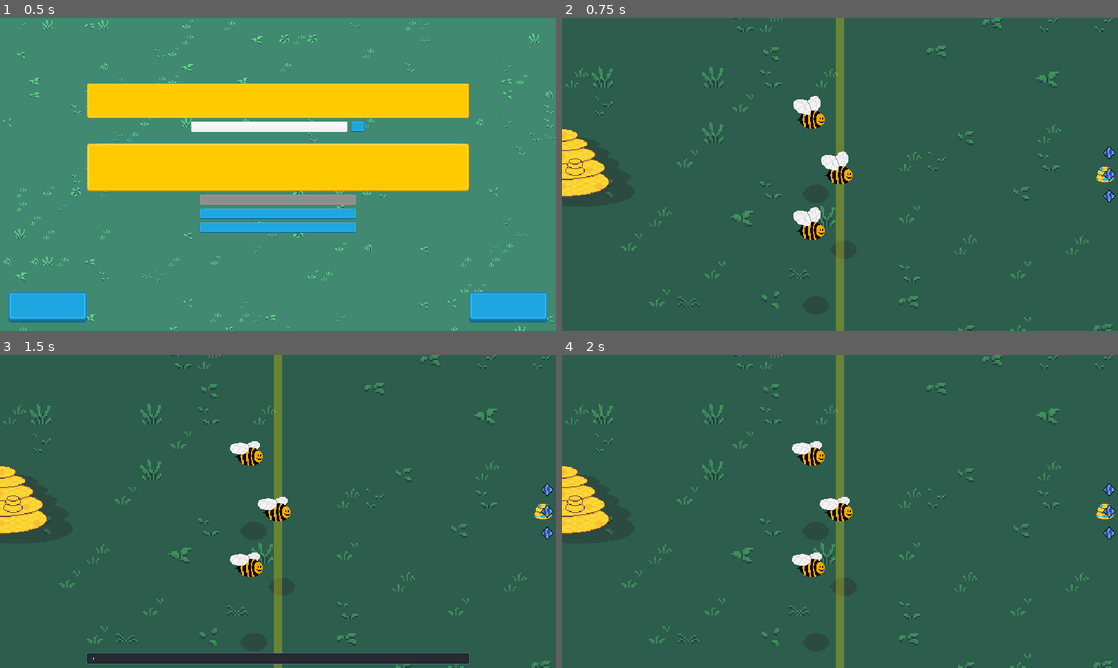
Above: before the commit, frames 1-4 (two rows, left to right).
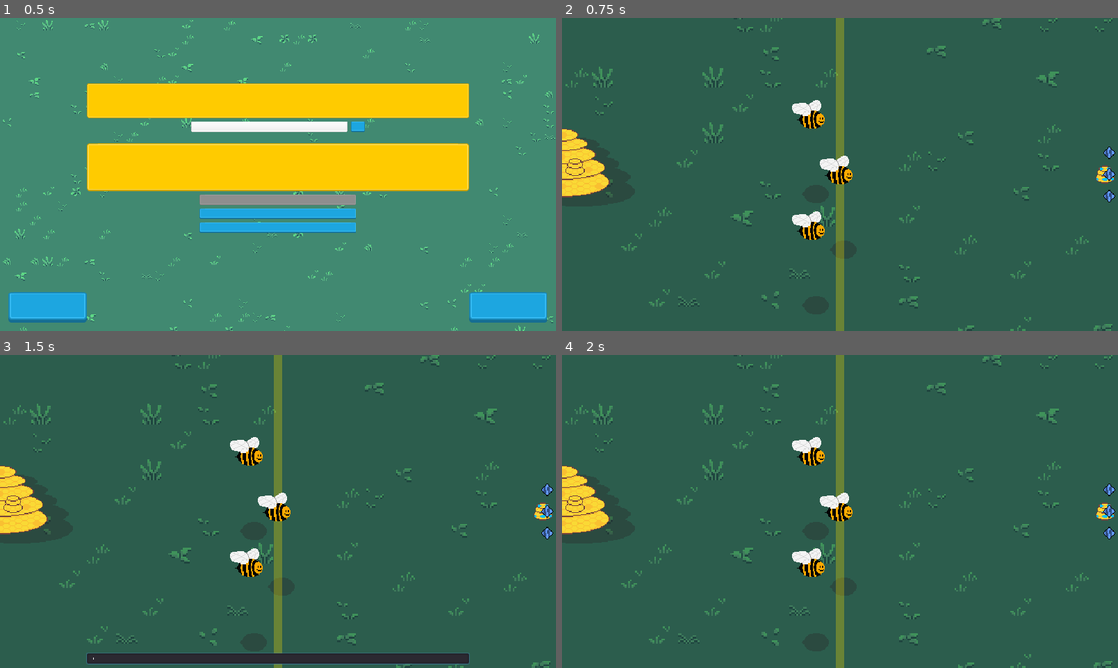
Above: after the commit, the same moments.

Repository: nisovin/BumbleBeeBlitz
Game: Godot game, scene res://main/Main.tscn
Two runs of this game, one before a commit and one after it. Both use one fixed random seed, a clock stepped at 60 frames per second and the inputs below. Sound files missing from this copy of the repository are replaced by a short silence.
Inputs (mouse positions are in pixels of both pictures, inside the frame that each line leads up to):
- Up to frame 1 (0.5 s): no input
- Up to frame 2 (0.75 s): click "Play Offline" at 0.5 s
- Up to frame 3 (1.5 s): tap Enter (ui_accept) at 1.25 s; move the mouse to (400, 495) at 1.27 s; hold D (right) from 1.28 s (still down); hold Space (ability) from 1.28 s (still down); click (400, 495) at 1.42 s
- Up to frame 4 (2 s): keep holding D (right); keep holding Space (ability); tap Enter (ui_accept) at 1.52 s

Frame 1 is identical in both runs. In frame 2, 0.4% of the frame differs, in the area x 41-52%, y 24-67%; in frame 3, 0.4%; in frame 4, 0.4%.

Commit message:
Yay nearly done

Diff:
--- a/src/gui/MainMenu.gd
+++ b/src/gui/MainMenu.gd
@@ -7,6 +7,8 @@
 
 var server_ip = ""
 var server_port = 0
+
+var last_player_count = -1
 
 func _ready():
 	if Game.settings.name == "":
@@ -64,8 +66,12 @@
 				set_server("Not Available")
 			else:
 				for server in data.servers:
-					if int(server.players) < G.MAX_PLAYERS:
+					var player_count = int(server.players)
+					if player_count < G.MAX_PLAYERS:
 						set_server(str(server.players) + " players, " + server.status, server.ip, server.port)
+						if player_count > 0 and last_player_count == 0:
+							Game.play_sound("super_spawn")
+						last_player_count = player_count
 						return
 				set_server("Full")
 
--- a/src/gui/MatchGUI.gd
+++ b/src/gui/MatchGUI.gd
@@ -15,6 +15,7 @@
 onready var chat_tween = $ChatTween
 onready var ability_label = $Control/AbilityLabel
 onready var ability_cd = $Control/AbilityLabel/Boost
+onready var pause_menu = $Control/PauseMenu
 
 var chatting = false
 var chat_disabled = false
@@ -22,6 +23,7 @@
 func _ready():
 	Game.connect("chat_received", self, "add_chat_message")
 	close_chat()
+	pause_menu.hide()
 
 func _input(event):
 	if event.is_action_pressed("ui_accept") and not chatting and not chat_disabled:
@@ -137,3 +139,48 @@
 		chat_input.text = ""
 	else:
 		close_chat()
+
+func _unhandled_key_input(event):
+	if event.is_action_pressed("ui_cancel"):
+		if pause_menu.visible:
+			close_pause_menu()
+		else:
+			open_pause_menu()
+
+func open_pause_menu():
+	if not Game.online:
+		get_tree().paused = true
+	find_node("MusicVolume").value = Game.settings.vol_music
+	find_node("AmbianceVolume").value = Game.settings.vol_ambient
+	find_node("SFXVolume").value = Game.settings.vol_sfx
+	pause_menu.show()
+
+func close_pause_menu():
+	if not Game.online:
+		get_tree().paused = false
+	pause_menu.hide()
+
+func _on_ResumeButton_pressed():
+	close_pause_menu()
+	Game.save_settings()
+
+func _on_LeaveGameButton_pressed():
+	close_pause_menu()
+	Game.save_settings()
+	Game.start_menu()
+
+func _on_MusicVolume_value_changed(value):
+	Game.settings.vol_music = value
+	AudioServer.set_bus_volume_db(AudioServer.get_bus_index("Music"), linear2db(Game.settings.vol_music))
+
+func _on_AmbianceVolume_value_changed(value):
+	Game.settings.vol_ambient = value
+	AudioServer.set_bus_volume_db(AudioServer.get_bus_index("Ambient"), linear2db(Game.settings.vol_ambient))
+
+func _on_SFXVolume_value_changed(value):
+	Game.settings.vol_sfx = value
+	AudioServer.set_bus_volume_db(AudioServer.get_bus_index("SFX"), linear2db(Game.settings.vol_sfx))
+	find_node("SFXTimer").start()
+
+func _on_SFXTimer_timeout():
+	Game.play_sound("shoot")
--- a/src/gui/MatchGUI.tscn
+++ b/src/gui/MatchGUI.tscn
@@ -6,6 +6,7 @@
 [ext_resource path="res://licensed/Salmon Serif 9 Narrow Bold.ttf" type="DynamicFontData" id=4]
 [ext_resource path="res://licensed/Salmon Sans 9 Regular.ttf" type="DynamicFontData" id=5]
 [ext_resource path="res://gui/boost_prog.png" type="Texture" id=6]
+[ext_resource path="res://gui/main_theme.tres" type="Theme" id=7]
 
 [sub_resource type="DynamicFont" id=1]
 size = 27
@@ -46,6 +47,7 @@
 font_data = ExtResource( 4 )
 
 [node name="MatchGUI" type="CanvasLayer"]
+pause_mode = 2
 script = ExtResource( 1 )
 
 [node name="Control" type="Control" parent="."]
@@ -246,8 +248,109 @@
 "_edit_use_anchors_": false
 }
 
+[node name="PauseMenu" type="Panel" parent="Control"]
+pause_mode = 2
+anchor_left = 0.5
+anchor_top = 0.5
+anchor_right = 0.5
+anchor_bottom = 0.5
+margin_left = -100.0
+margin_top = -114.0
+margin_right = 100.0
+margin_bottom = 114.0
+theme = ExtResource( 7 )
+__meta__ = {
+"_edit_use_anchors_": false
+}
+
+[node name="MarginContainer" type="MarginContainer" parent="Control/PauseMenu"]
+anchor_right = 1.0
+anchor_bottom = 1.0
+custom_constants/margin_right = 10
+custom_constants/margin_top = 10
+custom_constants/margin_left = 10
+custom_constants/margin_bottom = 10
+__meta__ = {
+"_edit_use_anchors_": false
+}
+
+[node name="VBoxContainer" type="VBoxContainer" parent="Control/PauseMenu/MarginContainer"]
+margin_left = 10.0
+margin_top = 10.0
+margin_right = 190.0
+margin_bottom = 218.0
+__meta__ = {
+"_edit_use_anchors_": false
+}
+
+[node name="ResumeButton" type="Button" parent="Control/PauseMenu/MarginContainer/VBoxContainer"]
+margin_right = 180.0
+margin_bottom = 34.0
+text = "Resume"
+
+[node name="Label" type="Label" parent="Control/PauseMenu/MarginContainer/VBoxContainer"]
+margin_top = 38.0
+margin_right = 180.0
+margin_bottom = 62.0
+text = "Music"
+align = 1
+
+[node name="MusicVolume" type="HSlider" parent="Control/PauseMenu/MarginContainer/VBoxContainer"]
+margin_top = 66.0
+margin_right = 180.0
+margin_bottom = 78.0
+max_value = 1.0
+step = 0.01
+value = 1.0
+
+[node name="Label2" type="Label" parent="Control/PauseMenu/MarginContainer/VBoxContainer"]
+margin_top = 82.0
+margin_right = 180.0
+margin_bottom = 106.0
+text = "Ambiance"
+align = 1
+
+[node name="AmbianceVolume" type="HSlider" parent="Control/PauseMenu/MarginContainer/VBoxContainer"]
+margin_top = 110.0
+margin_right = 180.0
+margin_bottom = 122.0
+max_value = 1.0
+step = 0.01
+value = 1.0
+
+[node name="Label3" type="Label" parent="Control/PauseMenu/MarginContainer/VBoxContainer"]
+margin_top = 126.0
+margin_right = 180.0
+margin_bottom = 150.0
+text = "Sound Effects"
+align = 1
+
+[node name="SFXVolume" type="HSlider" parent="Control/PauseMenu/MarginContainer/VBoxContainer"]
+margin_top = 154.0
+margin_right = 180.0
+margin_bottom = 166.0
+max_value = 1.0
+step = 0.01
+value = 1.0
+
+[node name="SFXTimer" type="Timer" parent="Control/PauseMenu/MarginContainer/VBoxContainer"]
+wait_time = 0.25
+one_shot = true
+
+[node name="LeaveGameButton" type="Button" parent="Control/PauseMenu/MarginContainer/VBoxContainer"]
+margin_top = 170.0
+margin_right = 180.0
+margin_bottom = 204.0
+text = "Leave Game"
+
 [node name="ChatTween" type="Tween" parent="."]
 
 [node name="Tween" type="Tween" parent="."]
 
 [connection signal="text_entered" from="Control/Chat/LineEdit" to="." method="send_message"]
+[connection signal="pressed" from="Control/PauseMenu/MarginContainer/VBoxContainer/ResumeButton" to="." method="_on_ResumeButton_pressed"]
+[connection signal="value_changed" from="Control/PauseMenu/MarginContainer/VBoxContainer/MusicVolume" to="." method="_on_MusicVolume_value_changed"]
+[connection signal="value_changed" from="Control/PauseMenu/MarginContainer/VBoxContainer/AmbianceVolume" to="." method="_on_AmbianceVolume_value_changed"]
+[connection signal="value_changed" from="Control/PauseMenu/MarginContainer/VBoxContainer/SFXVolume" to="." method="_on_SFXVolume_value_changed"]
+[connection signal="timeout" from="Control/PauseMenu/MarginContainer/VBoxContainer/SFXTimer" to="." method="_on_SFXTimer_timeout"]
+[connection signal="pressed" from="Control/PauseMenu/MarginContainer/VBoxContainer/LeaveGameButton" to="." method="_on_LeaveGameButton_pressed"]
--- a/src/gui/main_theme.tres
+++ b/src/gui/main_theme.tres
@@ -7,6 +7,8 @@
 [ext_resource path="res://gui/grey_button13.png" type="Texture" id=5]
 [ext_resource path="res://licensed/Salmon Sans 9 Regular.ttf" type="DynamicFontData" id=6]
 [ext_resource path="res://gui/yellow_panel.png" type="Texture" id=7]
+[ext_resource path="res://gui/handle_highlight.png" type="Texture" id=8]
+[ext_resource path="res://gui/handle.png" type="Texture" id=9]
 
 [sub_resource type="DynamicFont" id=7]
 size = 18
@@ -47,6 +49,10 @@
 margin_top = 5.0
 margin_bottom = 5.0
 
+[sub_resource type="StyleBoxLine" id=11]
+color = Color( 0.137255, 0.137255, 0.137255, 1 )
+thickness = 4
+
 [sub_resource type="DynamicFont" id=10]
 size = 18
 font_data = ExtResource( 6 )
@@ -80,6 +86,9 @@
 Button/styles/hover = SubResource( 3 )
 Button/styles/normal = SubResource( 1 )
 Button/styles/pressed = SubResource( 2 )
+HSlider/icons/grabber = ExtResource( 9 )
+HSlider/icons/grabber_highlight = ExtResource( 8 )
+HSlider/styles/slider = SubResource( 11 )
 Label/colors/font_color = Color( 0, 0, 0, 1 )
 Label/fonts/font = SubResource( 10 )
 LineEdit/colors/cursor_color = Color( 0.00784314, 0.0745098, 0.211765, 1 )
--- a/src/level/Flower.gd
+++ b/src/level/Flower.gd
@@ -34,6 +34,7 @@
 			nodes[i].queue_free()
 	$Sprite.texture = Game.FlowerSprites[type]["sprite"]
 	$Shadow.texture = Game.FlowerSprites[type]["shadow"]
+	$Stem.value = 0
 	for sprite in [$Sprite, $Shadow, $Grass, $Leaf1, $Leaf2]:
 		sprite.modulate = Color.transparent
 		sprite.scale = Vector2(0.1, 0.1)
@@ -99,18 +100,13 @@
 			collect_time -= 1
 			recovery = 0
 			slow_mode += 0.2
-	var winning_team = []
 	if team1.size() > 0 and team2.size() == 0:
-		winning_team = team1
 		progress -= TICK_RATE / collect_time * min(3, team1.size())
 	elif team2.size() > 0 and team1.size() == 0:
-		winning_team = team2
 		progress += TICK_RATE / collect_time * min(3, team2.size())
 	elif team1.size() > team2.size():
-		winning_team = team1
 		progress -= TICK_RATE / collect_time * slow_mode
 	elif team2.size() > team1.size():
-		winning_team = team2
 		progress += TICK_RATE / collect_time * slow_mode
 	else:
 		progress = move_toward(progress, 0, TICK_RATE * recovery)
--- a/src/level/Level.gd
+++ b/src/level/Level.gd
@@ -407,6 +407,7 @@
 	match flower.type:
 		G.FlowerType.NORMAL:
 			nectar_holder = player
+			N.rpc_or_local(self, "nectar_collected", [flower.global_position])
 		G.FlowerType.WEAPON:
 			var ok = false
 			for i in weapon_holders.size():
@@ -419,6 +420,9 @@
 			super_flower = null
 			scored(player.team, player.id, G.FlowerType.SUPER)
 			time_since_event = -EVENT_DELAY_MIN
+
+remotesync func nectar_collected(pos):
+	Game.play_sound_at_pos("pickup", pos)
 
 func spawn_ladybug():
 	object_counter += 1
@@ -489,8 +493,13 @@
 		})
 
 remotesync func update_score(team1, team2, team = 0, type = 0):
-	if not Game.is_server: # TODO: change sound based on type of score
-		Game.play_sound("score")
+	if not Game.is_server:
+		if type == G.FlowerType.SUPER:
+			Game.play_sound("score_super")
+		elif type == G.ObjectType.LADYBUG:
+			Game.play_sound("score_ladybug")
+		else:
+			Game.play_sound("score")
 	score[1] = team1
 	score[2] = team2
 	if match_gui != null:
--- a/src/level/Level.tscn
+++ b/src/level/Level.tscn
@@ -102,11 +102,13 @@
 [node name="Players" type="Node2D" parent="."]
 
 [node name="Music" type="AudioStreamPlayer" parent="."]
+pause_mode = 2
 stream = ExtResource( 4 )
 volume_db = -5.0
 bus = "Music"
 
 [node name="Ambiance" type="AudioStreamPlayer" parent="."]
+pause_mode = 2
 stream = ExtResource( 5 )
 bus = "Ambient"
 
--- a/src/level/Tutorial.gd
+++ b/src/level/Tutorial.gd
@@ -115,6 +115,7 @@
 	show_hint("SCORE! You've earned your team\n10 points!")
 	score[1] = 10
 	match_gui.update_scores()
+	Game.play_sound("score")
 	get_tree().create_timer(4, false).connect("timeout", self, "_on_timer1")
 
 func _on_timer1():
--- a/src/main/G.gd
+++ b/src/main/G.gd
@@ -23,15 +23,15 @@
 	"start": preload("res://sounds/UI_Quirky27.wav"),
 	"flower_spawn": preload("res://sounds/UI_Quirky_49.wav"),
 	"super_spawn": preload("res://sounds/Bells6.wav"),
-	#"nectar_collect": "", TODO
-	#"weapon_collect": "",
 	"boost": preload("res://sounds/swish-9-long.wav"),
 	"pass": preload("res://sounds/swish-13.wav"),
 	"drop": preload("res://sounds/thwack-02.wav"),
 	"pickup": preload("res://sounds/UI_Quirky16.wav"),
 	"shoot": preload("res://sounds/swish-3-slime_01.wav"),
 	"hit": preload("res://sounds/thwack-07.wav"),
-	"score": preload("res://sounds/SynthChime10.wav")
+	"score": preload("res://sounds/SynthChime10.wav"),
+	"score_super": preload("res://sounds/SynthChime9.wav"),
+	"score_ladybug": preload("res://sounds/UI-Quirky_36.wav"),
 }
 
 const NAMES = [
--- a/src/main/Game.gd
+++ b/src/main/Game.gd
@@ -47,6 +47,7 @@
 var online = false
 var is_server = false
 var match_started = false
+var pause_menu_open = false
 var player_id = -1
 var player_name = "Bumble"
 var player_map = {}
@@ -57,7 +58,6 @@
 
 var settings = {
 	"name": "",
-	"vol_master": 1.0,
 	"vol_music": 1.0,
 	"vol_ambient": 1.0,
 	"vol_sfx": 1.0
@@ -68,6 +68,7 @@
 	for i in 15:
 		var a = AudioStreamPlayer.new()
 		a.bus = "SFX"
+		a.pause_mode = Node.PAUSE_MODE_PROCESS
 		add_child(a)
 		audio_players.append(a)
 	name_regex.compile("[^A-Za-z0-9_]")
@@ -88,7 +89,6 @@
 			settings[key] = s[key]
 		file.close()
 		player_name = settings.name
-		AudioServer.set_bus_volume_db(AudioServer.get_bus_index("Master"), linear2db(settings.vol_master))
 		AudioServer.set_bus_volume_db(AudioServer.get_bus_index("Music"), linear2db(settings.vol_music))
 		AudioServer.set_bus_volume_db(AudioServer.get_bus_index("Ambient"), linear2db(settings.vol_ambient))
 		AudioServer.set_bus_volume_db(AudioServer.get_bus_index("SFX"), linear2db(settings.vol_sfx))
--- a/src/main/MultiplayerClient.gd
+++ b/src/main/MultiplayerClient.gd
@@ -27,6 +27,7 @@
 	print("starting client")
 
 func disconnect_client():
+	client.disconnect_from_host()
 	get_tree().network_peer = null
 
 func _on_connected():
--- a/src/main/MultiplayerServer.gd
+++ b/src/main/MultiplayerServer.gd
@@ -104,10 +104,10 @@
 		var minutes = time / 60
 		var seconds = time % 60
 		status += str(minutes) + ":" + ("0" if seconds < 10 else "") + str(seconds)
-	var players = get_tree().multiplayer.get_network_connected_peers().size()
-	var url = "https://nisovin.com/gamejams/update_server.php?key=" + api_key + "&id=" + str(server_id) + "&players=" + str(players) + "&status=" + status.replace(" ", "+")
+	var player_count = get_tree().multiplayer.get_network_connected_peers().size()
+	var url = "https://nisovin.com/gamejams/update_server.php?key=" + api_key + "&id=" + str(server_id) + "&players=" + str(player_count) + "&status=" + status.replace(" ", "+")
 	http.request(url)
-	print("Status update: players: " + str(players) + " status: " + status)
+	print("Status update: players: " + str(player_count) + " status: " + status)
 	get_tree().create_timer(2).connect("timeout", self, "update_status")
 
 func req_done(result: int, response_code: int, headers: PoolStringArray, body: PoolByteArray):
--- a/src/player/Player.gd
+++ b/src/player/Player.gd
@@ -47,6 +47,7 @@
 onready var shadow = $Visuals/Shadow
 onready var sprite = $Visuals/Bee/Holder/Sprite1
 onready var sprite_holder = $Visuals/Bee/Holder
+onready var face = $Visuals/Bee/Holder/Face
 onready var bucket_visual = $Visuals/Bucket
 onready var bucket_sprite = $Visuals/Bucket/Empty
 onready var bucket_filled = $Visuals/Bucket/Nectar
@@ -215,8 +216,14 @@
 	else:
 		bucket_visual.hide()
 	indicator_bucket.visible = carrying == G.FlowerType.NORMAL
-	if boost_duration > 0:
-		pass
+	if shoot_start_time > 0:
+		face.frame = 1
+	elif stun_duration > 0 or disorient_duration > 0:
+		face.frame = 2
+	elif boost_duration > 0:
+		face.frame = 3
+	else:
+		face.frame = 0
 
 func is_carrying():
 	return carrying >= 0
@@ -254,6 +261,7 @@
 		stun_duration -= delta
 		if stun_duration <= 0 and disorient_duration <= 0:
 			stun_anim.play("reset")
+			update_visuals()
 		velocity = velocity.move_toward(Vector2.ZERO, ACCEL_STUNNED * delta)
 	else:
 		if disorient_duration > 0:
@@ -261,8 +269,11 @@
 			accel = ACCEL_DISORIENTED
 			if disorient_duration <= 0:
 				stun_anim.play("reset")
+				update_visuals()
 		if boost_duration > 0:
 			boost_duration -= delta
+			if boost_duration <= 0:
+				update_visuals()
 		elif movement == Vector2.ZERO or shoot_start_time > 0:
 			velocity = velocity.move_toward(Vector2.ZERO, accel * DECEL_FACTOR * delta)
 		else:
@@ -366,7 +377,6 @@
 func get_shoot_arrow_data():
 	var length = 0
 	var state = 0
-	var width = 1.0
 	if shoot_start_time > 0:
 		var time = (OS.get_ticks_msec() - shoot_start_time) / 1000.0
 		if carrying == G.FlowerType.NORMAL:
@@ -413,6 +423,7 @@
 	movement = Vector2.ZERO
 	aim_dir = dir
 	update_facing()
+	update_visuals()
 	stun_anim.play("chargeup")
 
 remotesync func shoot_aim(dir):
@@ -422,6 +433,7 @@
 remotesync func shoot_cancel():
 	shoot_start_time = 0
 	update_facing()
+	update_visuals()
 	if stun_anim.current_animation == "chargeup":
 		stun_anim.play("reset")
 
@@ -443,6 +455,7 @@
 	shoot_start_time = 0
 	if stun_anim.current_animation == "chargeup":
 		stun_anim.play("reset")
+		update_visuals()
 
 func calc_shoot_power(time, min_time, max_time, min_power, max_power):
 	if time < min_time: return 0
--- a/src/player/Player.tscn
+++ b/src/player/Player.tscn
@@ -12,6 +12,7 @@
 [ext_resource path="res://player/indicator2.png" type="Texture" id=10]
 [ext_resource path="res://player/indicator_bucket.png" type="Texture" id=11]
 [ext_resource path="res://player/shadow.png" type="Texture" id=12]
+[ext_resource path="res://player/bee_faces.png" type="Texture" id=13]
 
 [sub_resource type="CircleShape2D" id=1]
 radius = 16.0
@@ -287,13 +288,19 @@
 [node name="Sprite1" type="AnimatedSprite" parent="Visuals/Bee/Holder"]
 position = Vector2( -7, -4 )
 frames = SubResource( 13 )
+frame = 3
 playing = true
 
 [node name="Sprite2" type="AnimatedSprite" parent="Visuals/Bee/Holder"]
 position = Vector2( -7, -4 )
 frames = SubResource( 19 )
-frame = 3
+frame = 2
 playing = true
+
+[node name="Face" type="Sprite" parent="Visuals/Bee/Holder"]
+position = Vector2( 11, 8 )
+texture = ExtResource( 13 )
+hframes = 4
 
 [node name="StunAnim" type="AnimationPlayer" parent="Visuals/Bee"]
 root_node = NodePath("../..")
--- a/src/player/PlayerController.gd
+++ b/src/player/PlayerController.gd
@@ -26,6 +26,7 @@
 	set_process_input(false)
 
 func _process(delta):
+	if Game.pause_menu_open: return
 	var v = Vector2.ZERO
 	if using_controller:
 		v = get_controller_dir()
@@ -38,11 +39,6 @@
 		v = Input.get_vector("left", "right", "up", "down")
 		if v != Vector2.ZERO:
 			v = v.normalized()
-#		elif target != null:
-#			if player.position.distance_squared_to(target) > 50*50:
-#				v = player.position.direction_to(target)
-#			else:
-#				target = null
 
 	var a = -1
 	if v != Vector2.ZERO:
@@ -91,6 +87,8 @@
 		return player.position.direction_to(get_global_mouse_position())
 
 func _unhandled_input(event):
+	if Game.pause_menu_open: return
+
 	if not using_controller:
 		if event is InputEventJoypadButton or (event is InputEventJoypadMotion and event.axis_value > 0.5):
 			using_controller = true
--- a/src/project.godot
+++ b/src/project.godot
@@ -32,7 +32,7 @@
 
 [application]
 
-config/name="BumbleBeeBattle"
+config/name="Bumblebee Blitz"
 run/main_scene="res://main/Main.tscn"
 config/icon="res://icon.png"
 
Not shown: 1 places in src/gui/MatchGUI.tscn that only renumber resources
Binary file added: src/gui/handle.png
Not shown, added: src/gui/handle.png.import
Binary file added: src/gui/handle_highlight.png
Not shown, added: src/gui/handle_highlight.png.import
Not shown: 1 places in src/gui/main_theme.tres that only renumber resources
Not shown: 1 places in src/player/Player.tscn that only renumber resources
Binary file changed: src/player/bee1.png
Binary file changed: src/player/bee2.png
Binary file added: src/player/bee_faces.png
Not shown, added: src/player/bee_faces.png.import
Not shown, added: src/sounds/SynthChime9.wav.import
(and 3 more such lines)
